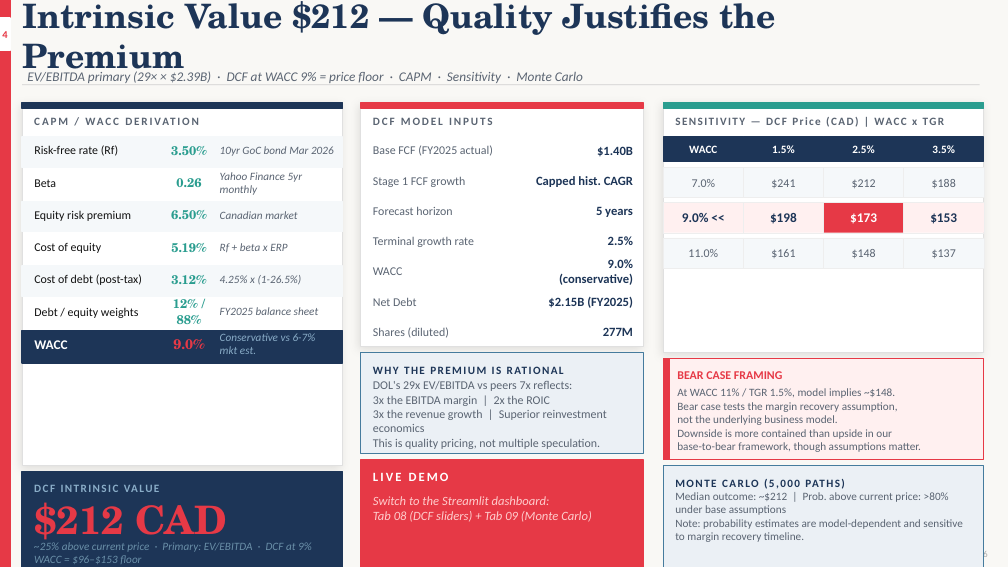
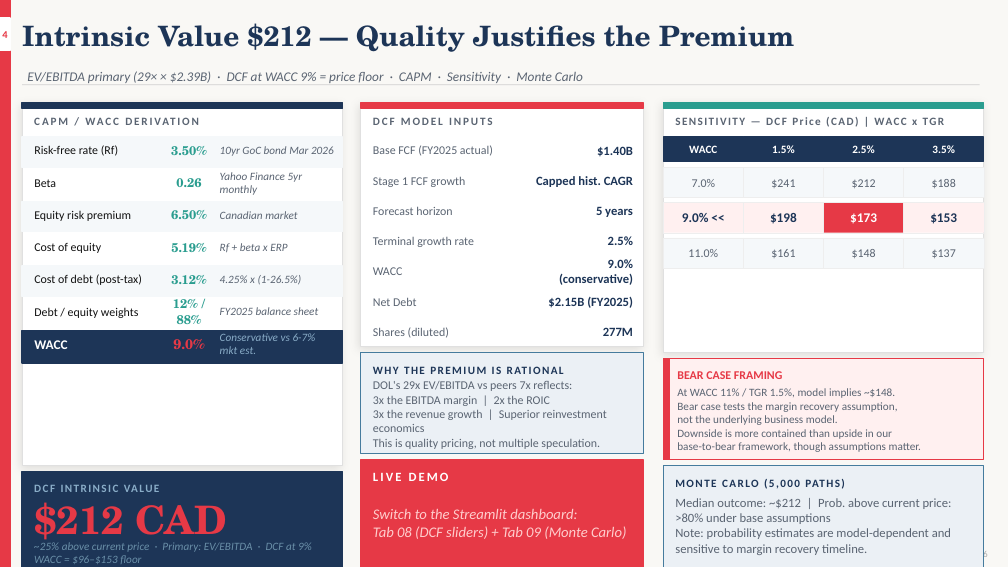
Before and after one commit to Krishna-Soni-Git/Dollarama-Equity-Research, a slide deck: slide 4 of PPT/dollarama_updated.pptx. Drawn at 1008x567 pixels with LibreOffice and Linux fonts; fonts in the diff are those of the drawing. Boxes give left, top, right and bottom in pixels: in the first picture for what was removed or moved away, otherwise in the second. Text is boxed around its words. In the diff, an @@ line names an element or a change of style, - is before the commit and + after.

```diff
--- a/PPT/dollarama_updated.pptx
+++ b/PPT/dollarama_updated.pptx
@@ text "Intrinsic Value $212 — Quality ..." at [22,23,794,52]: size 24 to 20 pt @@
@@ text "Switch to the Streamlit dashboard:" at [373,509,577,539]: size 9 to 10.5 pt @@
@@ text "Median outcome: ~$212 | Prob. ..." at [675,498,951,555]: size 8 to 9 pt @@
```
Also in this commit, not shown: 3 other slides changed, 2 other files.
